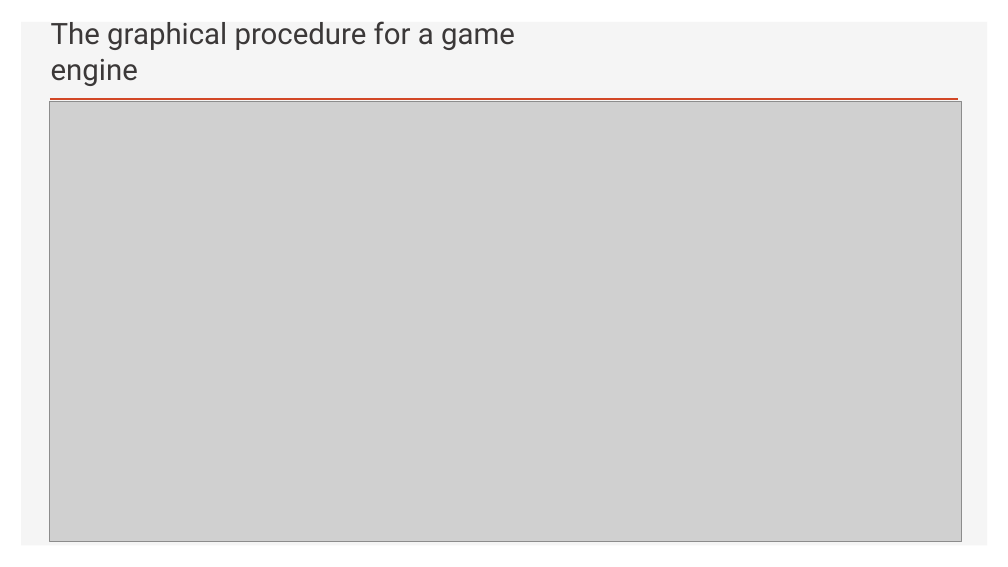
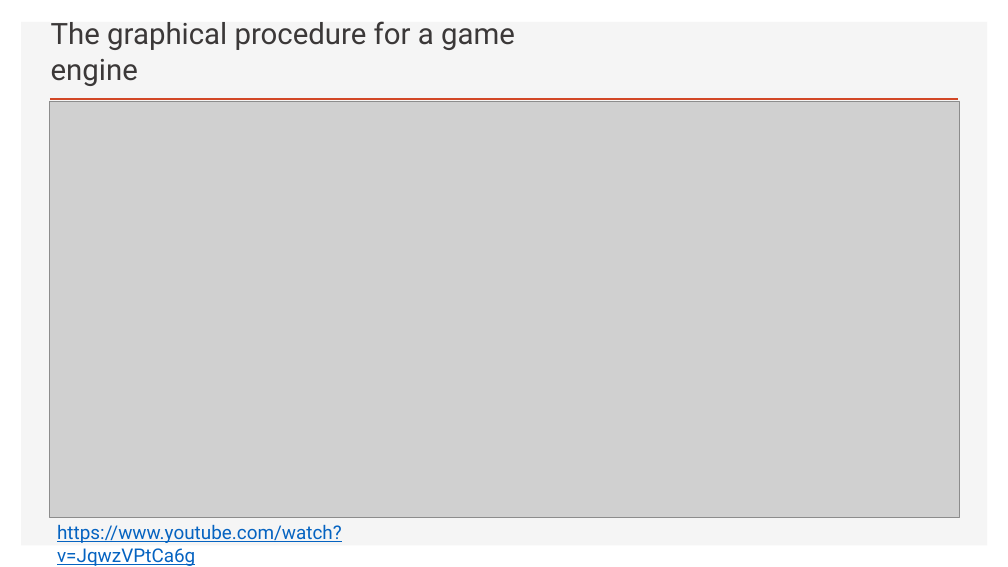
Before and after one commit to wwxhero/graphic_pipeline, a slide deck: slide 6 of Proposal.pptx. Drawn at 1008x567 pixels with LibreOffice and Linux fonts; fonts in the diff are those of the drawing; grey boxes stand for pictures. Boxes give left, top, right and bottom in pixels: in the first picture for what was removed or moved away, otherwise in the second. Text is boxed around its words. In the diff, an @@ line names an element or a change of style, - is before the commit and + after.

```diff
--- a/Proposal.pptx
+++ b/Proposal.pptx
@@ picture: place and size @@
-picture at (50, 101, 962, 542)
+picture at (50, 102, 960, 518)
@@ text added at (57, 524, 342, 566), 18 pt, text #0563C1, underline @@
+https://www.youtube.com/watch?v=JqwzVPtCa6g
```
Also in this commit, not shown: 3 other slides changed.
